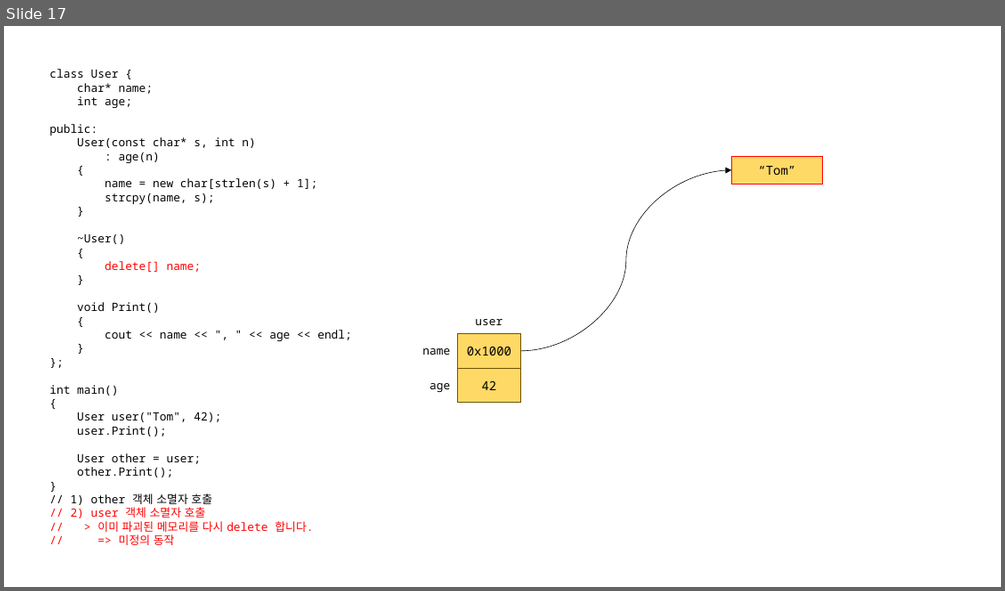
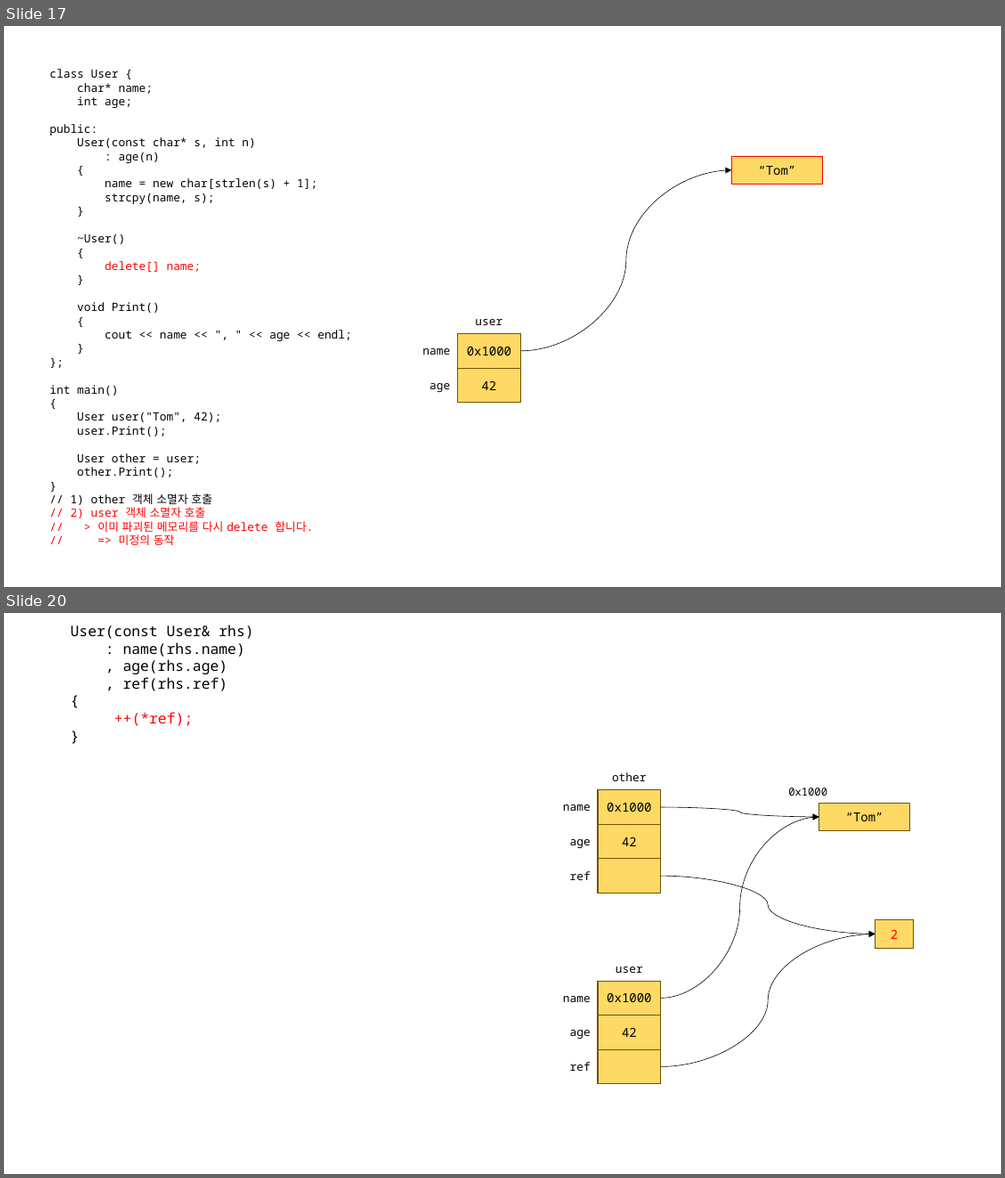
Before and after one commit to loopinf/hyundai_230612, a slide deck: 230612.pptx. Shown one above the other, each under a label of ours: slide 17 before the commit, slides 17 and 20 after it; the slides between them are not shown. The pictures are 1005x591 and 1005x1178 pixels, drawn with LibreOffice and Linux fonts; fonts in the diff are those of the drawing. Boxes give left, top, right and bottom in pixels: in the first picture for what was removed or moved away, otherwise in the second. Text is boxed around its words. In the diff, an @@ line names an element or a change of style, - is before the commit and + after.

```diff
--- a/230612.pptx
+++ b/230612.pptx
@@ slide 20 added at (x1=4, y1=613, x2=1001, y2=1174), background #FFFFFF @@
@@ text added at (x1=71, y1=625, x2=253, y2=726), 14 pt, text #000000 @@
+User(const User& rhs)
+: name(rhs.name)
+, age(rhs.age)
+, ref(rhs.ref)
+{
+++(*ref);
+}
@@ text added at (x1=612, y1=772, x2=647, y2=781), 11 pt, text #000000 @@
+other
@@ rectangle added at (x1=598, y1=790, x2=661, y2=825), fill #FFD966, outline #705400 1 pt, 12 pt, text #000000 @@
+0x1000
@@ text added at (x1=788, y1=787, x2=827, y2=795), 10.5 pt, text #000000 @@
+0x1000
@@ text added at (x1=563, y1=804, x2=591, y2=811), 11 pt, text #000000 @@
+name
@@ rectangle added at (x1=598, y1=825, x2=661, y2=859), fill #FFD966, outline #705400 1 pt, 12 pt, text #000000 @@
+42
@@ curved arrow added from (661, 998) to (819, 817), #000000 0.5 pt @@
@@ curved arrow added from (661, 807) to (819, 817), #000000 0.5 pt @@
@@ rectangle added at (x1=819, y1=803, x2=909, y2=831), fill #FFD966, outline #705400 1 pt, 12 pt, text #000000 @@
+“Tom”
@@ text added at (x1=570, y1=839, x2=591, y2=848), 11 pt, text #000000 @@
+age
@@ text added at (x1=570, y1=871, x2=591, y2=880), 11 pt, text #000000 @@
+ref
@@ rectangle added at (x1=598, y1=859, x2=661, y2=892), fill #FFD966, outline #705400 1 pt @@
@@ curved arrow added from (661, 876) to (875, 933), #000000 0.5 pt @@
@@ rectangle added at (x1=875, y1=919, x2=914, y2=948), fill #FFD966, outline #705400 1 pt, 12 pt, text #FF0000 @@
+2
@@ curved arrow added from (661, 1067) to (875, 933), #000000 0.5 pt @@
@@ rectangle added at (x1=598, y1=981, x2=661, y2=1015), fill #FFD966, outline #705400 1 pt, 12 pt, text #000000 @@
+0x1000
@@ text added at (x1=615, y1=966, x2=643, y2=973), 11 pt, text #000000 @@
+user
@@ text added at (x1=563, y1=996, x2=591, y2=1002), 11 pt, text #000000 @@
+name
@@ text added at (x1=570, y1=1030, x2=591, y2=1038), 11 pt, text #000000 @@
+age
@@ rectangle added at (x1=598, y1=1015, x2=661, y2=1050), fill #FFD966, outline #705400 1 pt, 12 pt, text #000000 @@
+42
@@ text added at (x1=570, y1=1062, x2=591, y2=1070), 11 pt, text #000000 @@
+ref
@@ rectangle added at (x1=598, y1=1050, x2=661, y2=1084), fill #FFD966, outline #705400 1 pt @@
```
Also in this commit, not shown: 1 slide changed, 5 other slides added, 1 other file.
